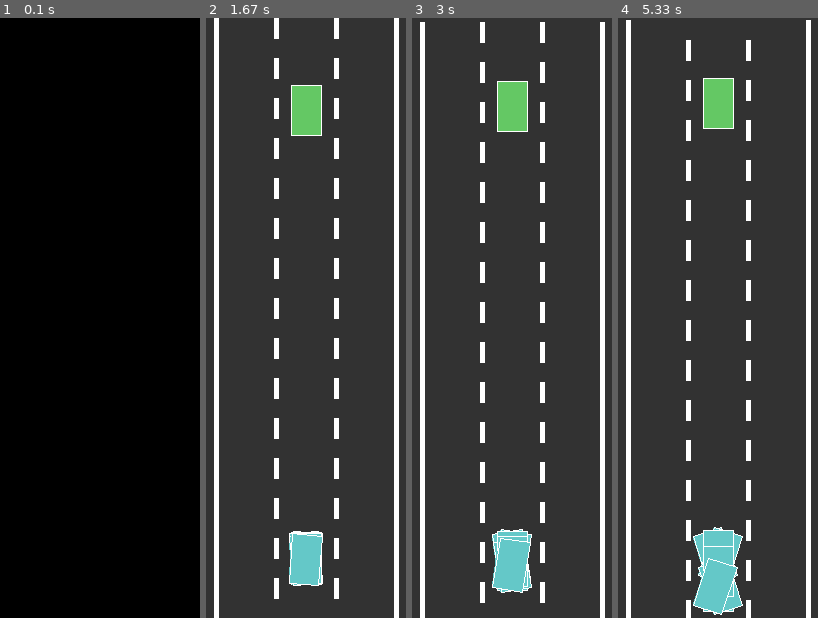
Above: before the commit, frames 1-4 (left to right).
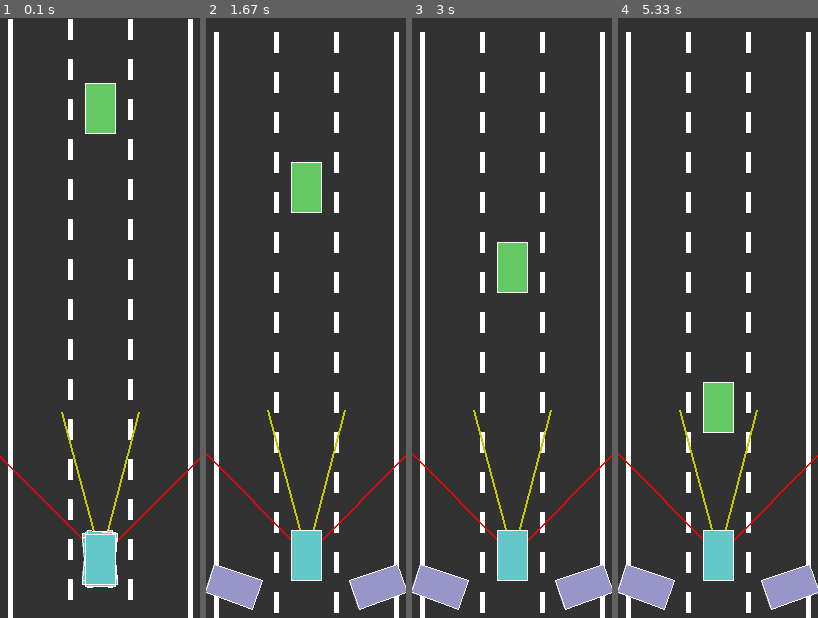
Above: after the commit, the same moments.

Repository: kc-raahi/self-driving-car-sim
Game: pygame game, started from car.py
The game is run twice, just before and just after one commit, with the same random seed, the same clock (stepped at 60 frames per second) and the same inputs.
Inputs:
- Up to frame 1 (0.1 s): no input
- Up to frame 2 (1.67 s): no input
- Up to frame 3 (3 s): no input
- Up to frame 4 (5.33 s): tap Enter at 4.83, 5.17 s

The runs differ from the first frame. In frame 1, 100% of the frame differs, in the area x 0-100%, y 0-100%; in frame 2, 9.9%; in frame 3, 9.2%; in frame 4, 9.6%.

Commit message:
20230725 - tune NN

Diff:
--- a/car.py
+++ b/car.py
@@ -5,7 +5,7 @@
 from performance import dump, stop, start
 
 pygame.init()
-# random.seed(40)
+random.seed(40)
 
 CAR_SIZE_X = 30
 CAR_SIZE_Y = 50
@@ -206,7 +206,7 @@
             if i == 0:
                 cars[i].brain = nn
             else:
-                cars[i].brain = nn_mutate(nn, 0.01)
+                cars[i].brain = nn_mutate(nn, 0.1)
 
     return cars
 
@@ -381,7 +381,7 @@
 
 class Sensor:
 
-    def __init__(self, car, num_rays=5, ray_len=150, ray_spread=math.pi / 2):
+    def __init__(self, car, num_rays=4, ray_len=150, ray_spread=math.pi / 2):
         self.car = car
         self.num_rays = num_rays
         self.ray_len = ray_len
